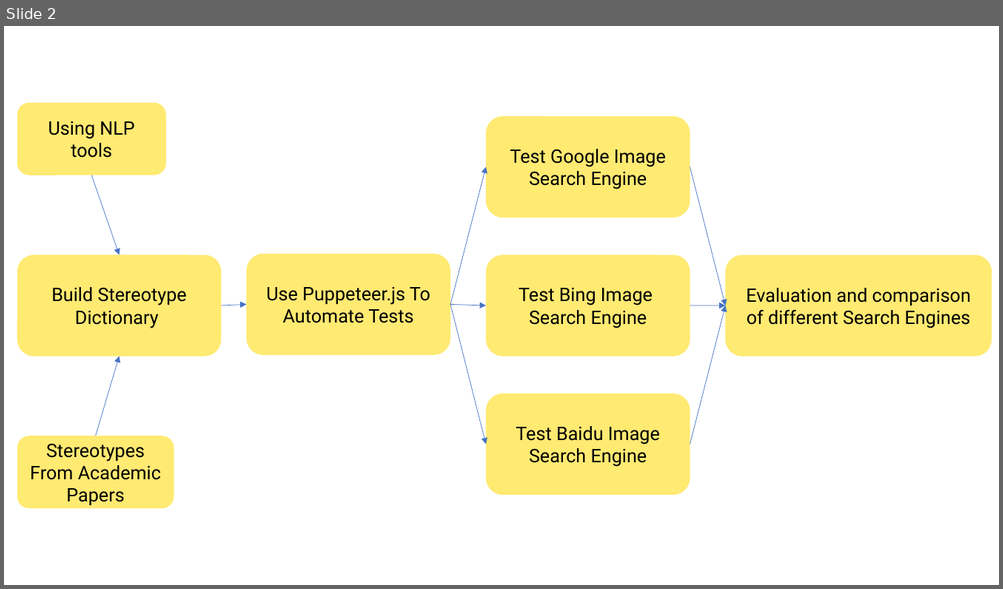
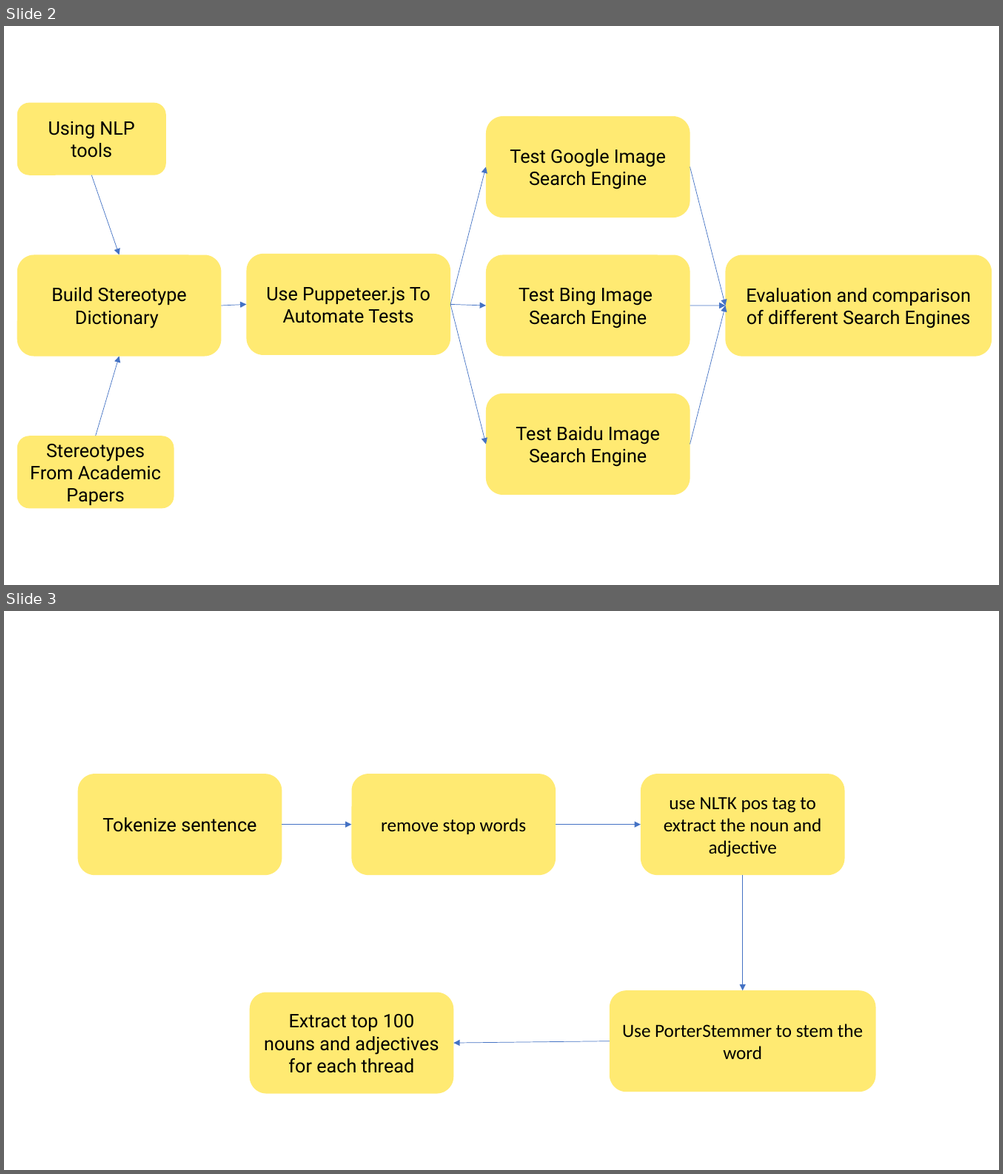
Before and after one commit to lanasta/StereotypicalSuggestions, a slide deck: Prototype graph.pptx. Shown one above the other, each under a label of ours: slide 2 before the commit, slides 2 and 3 after it. The pictures are 1003x589 and 1003x1174 pixels, drawn with LibreOffice and Linux fonts; fonts in the diff are those of the drawing. Boxes give left, top, right and bottom in pixels: in the first picture for what was removed or moved away, otherwise in the second. Text is boxed around its words. In the diff, an @@ line names an element or a change of style, - is before the commit and + after.

```diff
--- a/Prototype graph.pptx
+++ b/Prototype graph.pptx
@@ slide 3 added at box(4, 611, 999, 1170), background #FFFFFF @@
@@ rounded rectangle added at box(78, 774, 282, 875), fill #FFEA72, 18 pt, text #000000 @@
+Tokenize sentence
@@ rounded rectangle added at box(352, 774, 555, 875), fill #FFEA72, 18 pt, text #000000 @@
+remove stop words
@@ rounded rectangle added at box(640, 774, 844, 875), fill #FFEA72, 18 pt, text #000000 @@
+use NLTK pos tag to extract the noun and adjective
@@ arrow added from (282, 824) to (352, 824), #4472C4 0.5 pt @@
@@ arrow added from (555, 824) to (640, 824), #4472C4 0.5 pt @@
@@ arrow added from (743, 875) to (743, 991), #4472C4 0.5 pt @@
@@ rounded rectangle added at box(250, 992, 453, 1093), fill #FFEA72, 18 pt, text #000000 @@
+Extract top 100 nouns and adjectives for each thread
@@ rounded rectangle added at box(609, 991, 876, 1092), fill #FFEA72, 18 pt, text #000000 @@
+Use PorterStemmer to stem the word
@@ arrow added from (609, 1042) to (454, 1043), #4472C4 0.5 pt @@
```
